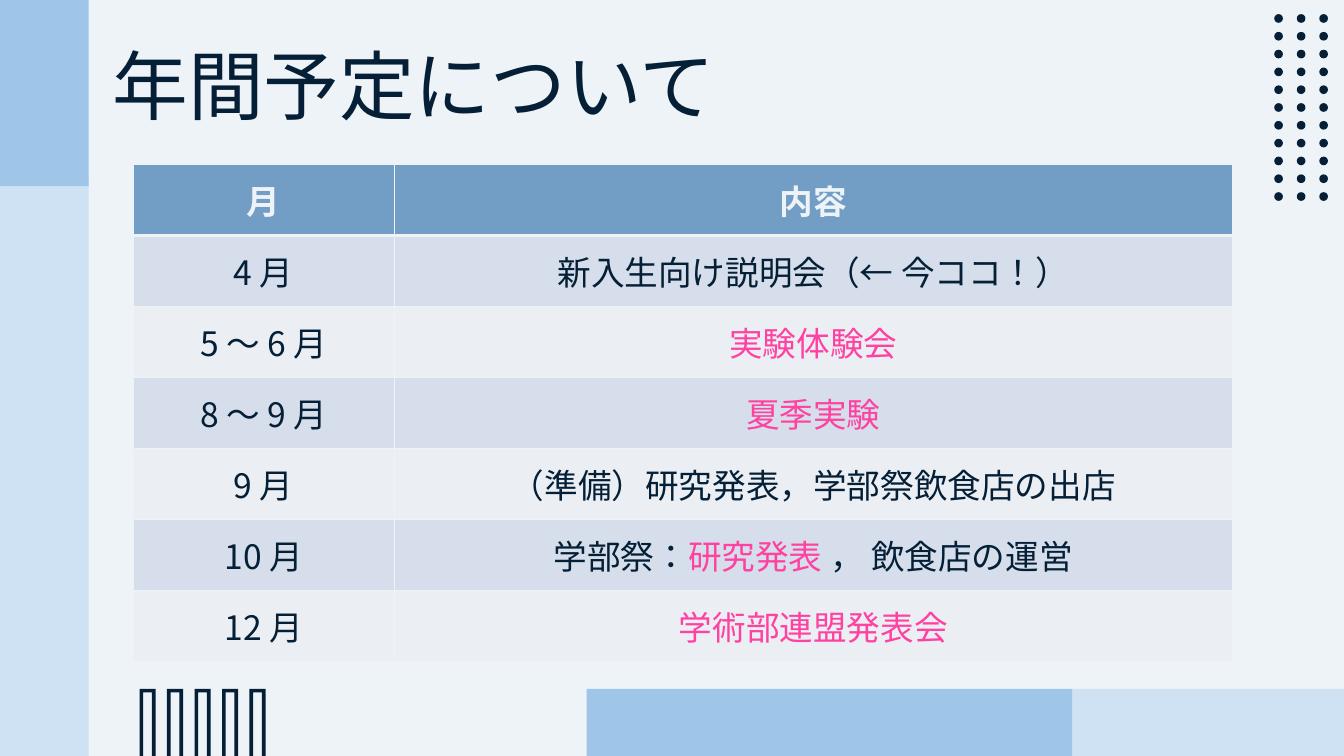
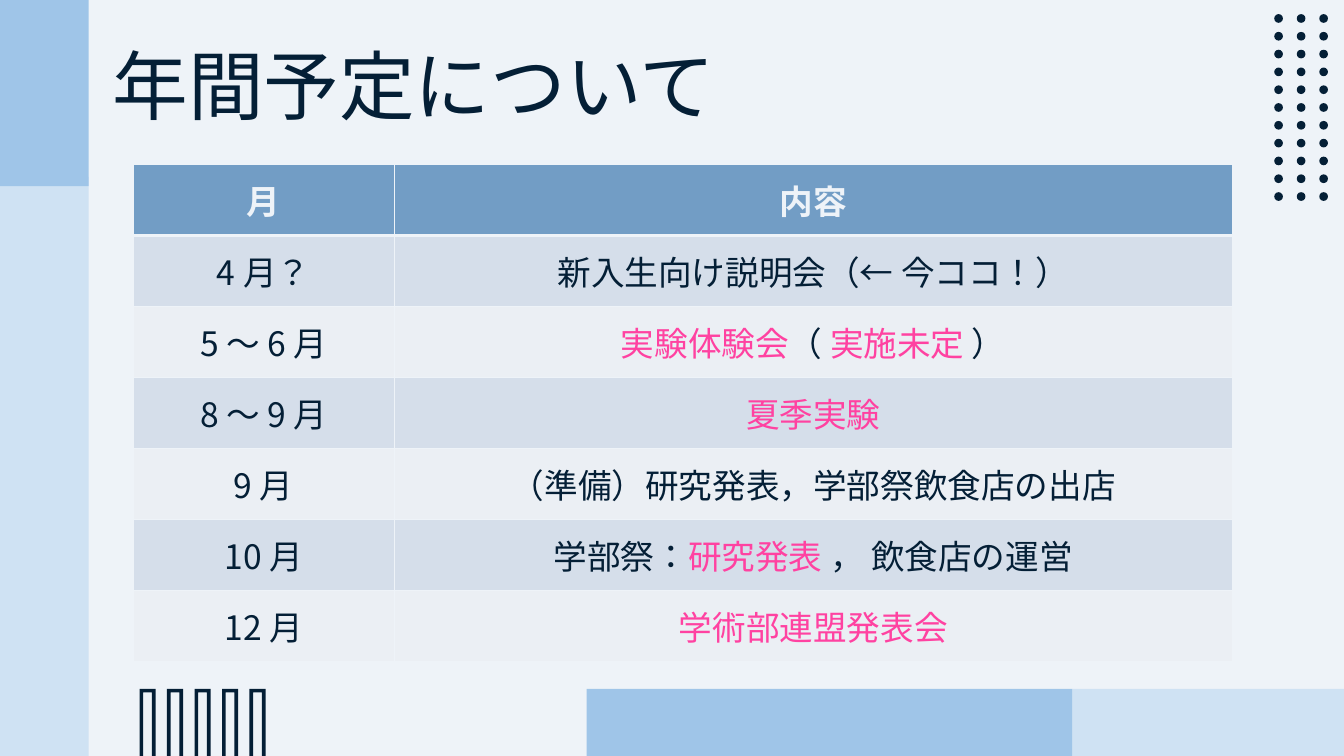
Before and after one commit to CL-ken/CL-ken.github.io, a slide deck: slide 3 of 2025/25_Welcome.pptx. Drawn at 1344x756 pixels with LibreOffice and Linux fonts; fonts in the diff are those of the drawing. Boxes give left, top, right and bottom in pixels: in the first picture for what was removed or moved away, otherwise in the second. Text is boxed around its words. In the diff, an @@ line names an element or a change of style, - is before the commit and + after.

```diff
--- a/2025/25_Welcome.pptx
+++ b/2025/25_Welcome.pptx
@@ table at [133, 164, 1232, 662] @@
-row 2, column 1: 4 月
+row 2, column 1: 4 月？
-row 3, column 2: 実験体験会
+row 3, column 2: 実験体験会（ 実施未定 ）
```
Also in this commit, not shown: 4 other slides changed, 4 slides added, 2 other files.
